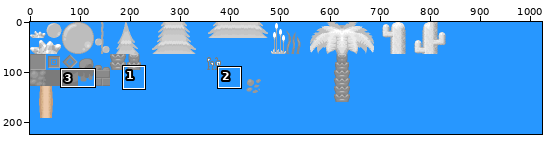
Sprite sheet, stored at Locust.gmx/GFX/tiles.png. Above, an overview of the earlier version with the close-up marked.
Close-up. First the earlier version:
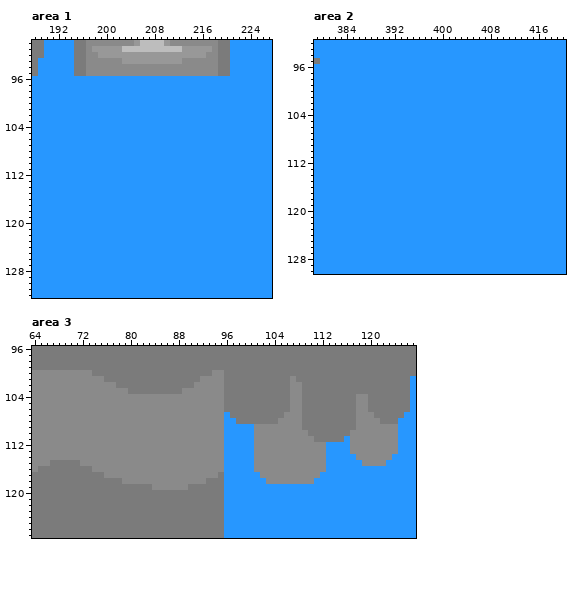
The file is 1024x224 pixels. Colours within 5 levels of each other are drawn and written as one. Shown: area 1: x 188..227, y 90..132; area 2: x 379..420, y 92..130; area 3: x 64..127, y 96..127.
And afterwards:
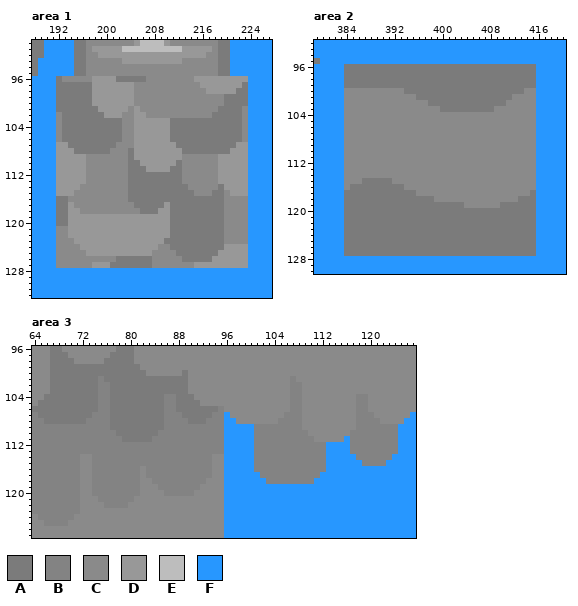
Palette (. is transparent): A #7b7b7b  B #838383  C #8a8a8a  D #989898  E #bdbdbd  F #2797ff
The edit:
Changed rows in their new state; - is an unchanged pixel.
Area 1:
first column x 192:
 96 ACCCCCDDDDAAAAACCCCCCCCDDDDDDDDD
 97 AAAAAADDDDDDDCCCCCCCCCCCDDDDDDDA
 98 AAAAAADDDDDDDCCCCCCCCCCCCDDDDDAA
 99 AAAAAADDDDDDDCCCCCCCCCCCCCCCAAAA
100 AAAAAADDDDDDDCCCCCCCCCCCCCCCAAAA
101 AAAAAAADDDDDCDCCCCCCCCCCCCCAAAAC
102 CAAAAAAADDDCCDDCCCCCCCCCCCAAAAAC
103 CAAAAAAAAAACCDDDDDDAAAAAAAAAAAAC
104 CAAAAAAAAAACCDDDDDDAAAAAAAAAAAAC
105 CAAAAAAAAAACCDDDDDDAAAAAAAAAAAAC
106 CAAAAAAAAAACCDDDDDDAAAAAAAAAAAAC
107 DDAAAAAAAACCCDDDDDDDAAAAAAAAAADD
108 DDDAAAAAACCCADDDDDDDDAAAAAAAADDD
109 DDDDDCCCCCCCADDDDDDDDCCCCCCDDDDD
110 DDDDDCCCCCCCAADDDDDDACCCCCCDDDDD
111 DDDDDCCCCCCCAAADDDDAACCCCCCDDDDD
112 DDDDDCCCCCCCAAAAAAAAACCCCCCDDDDD
113 DDDDDCCCCCCCAAAAAAAAACCCCCCDDDDD
114 DDDDCCCCCCCCAAAAAAAAAACCCCCADDDD
115 DDDCCCCCCCCCAAAAAAAAAAACCCAACDDD
116 AACCCCCCCCCCAAAAAAAAAAAAAAAACCCC
117 AADCCCCCCCCCCAAAAADAAAAAAAAACCCC
118 AADDCCCCCCCCCCAAADDAAAAAAAAACCCC
119 AADDDDDDDDDDDDDDDDDAAAAAAAAACCCC
120 AADDDDDDDDDDDDDDDDDAAAAAAAAACCCC
121 CCDDDDDDDDDDDDDDDDDAAAAAAAAACCCC
122 CCDDDDDDDDDDDDDDDDDAAAAAAAAACCCC
123 CCCDDDDDDDDDDDDDDDAAAAAAAAAACCCC
124 CCCCDDDDDDDDDDDDDCCAAAAAAAAADDDD
125 CCCCCDDDDDDDDDDDCCCCAAAAAAADDDDD
126 CCCCCCCCCCAAAAAACCCCCAAAAADDDDDD
127 CCCCCCDDDAAAAAAACCCCCCCDDDDDDDDD
Area 2:
first column x 384:
 96 AAAAAAAAAAAAAAAAAAAAAAAAAAAAAAAA
 97 AAAAAAAAAAAAAAAAAAAAAAAAAAAAAAAA
 98 AAAAAAAAAAAAAAAAAAAAAAAAAAAAAAAA
 99 AAAAAAAAAAAAAAAAAAAAAAAAAAAAAAAA
100 CCCCCCCCCCAAAAAAAAAAAAAAAAAAAACC
101 CCCCCCCCCCCCAAAAAAAAAAAAAAAACCCC
102 CCCCCCCCCCCCCCAAAAAAAAAAAAACCCCC
103 CCCCCCCCCCCCCCCCAAAAAAAAACCCCCCC
104 CCCCCCCCCCCCCCCCCCCCCCCCCCCCCCCC
105 CCCCCCCCCCCCCCCCCCCCCCCCCCCCCCCC
106 CCCCCCCCCCCCCCCCCCCCCCCCCCCCCCCC
107 CCCCCCCCCCCCCCCCCCCCCCCCCCCCCCCC
108 CCCCCCCCCCCCCCCCCCCCCCCCCCCCCCCC
109 CCCCCCCCCCCCCCCCCCCCCCCCCCCCCCCC
110 CCCCCCCCCCCCCCCCCCCCCCCCCCCCCCCC
111 CCCCCCCCCCCCCCCCCCCCCCCCCCCCCCCC
112 CCCCCCCCCCCCCCCCCCCCCCCCCCCCCCCC
113 CCCCCCCCCCCCCCCCCCCCCCCCCCCCCCCC
114 CCCCCCCCCCCCCCCCCCCCCCCCCCCCCCCC
115 CCCAAAAACCCCCCCCCCCCCCCCCCCCCCCC
116 CAAAAAAAAACCCCCCCCCCCCCCCCCCCCCC
117 AAAAAAAAAAAACCCCCCCCCCCCCCCCCCCA
118 AAAAAAAAAAAAAAACCCCCCCCCCCCCCAAA
119 AAAAAAAAAAAAAAAAAAAACCCCCCAAAAAA
120 AAAAAAAAAAAAAAAAAAAAAAAAAAAAAAAA
121 AAAAAAAAAAAAAAAAAAAAAAAAAAAAAAAA
122 AAAAAAAAAAAAAAAAAAAAAAAAAAAAAAAA
123 AAAAAAAAAAAAAAAAAAAAAAAAAAAAAAAA
124 AAAAAAAAAAAAAAAAAAAAAAAAAAAAAAAA
125 AAAAAAAAAAAAAAAAAAAAAAAAAAAAAAAA
126 AAAAAAAAAAAAAAAAAAAAAAAAAAAAAAAA
127 AAAAAAAAAAAAAAAAAAAAAAAAAAAAAAAA
Area 3:
first column x 64:
 96 CCC--CCCCCCCCC---CCCCCCCCCCCCCCCCCCCCCCCCCCCCCCCCCCCCCCCCCCCCCCC
 97 CCC---CCCCCCC----CCCCCCCCCCCCCCCCCCCCCCCCCCCCCCCCCCCCCCCCCCCCCCC
 98 CCC----CCCCC-----CCCCCCCCCCCCCCCCCCCCCCCCCCCCCCCCCCCCCCCCCCCCCCC
 99 CCC---------------CCCCCCCCCCCCCCCCCCCCCCCCCCCCCCCCCCCCCCCCCCCCCC
100 ---AAAAAAA---------CCCCCC-CCCC--CCCCCCCCCCCCCCCCCCCCCCCCCCCCCCCC
101 ---AAAAAAAAB--------------CC----CCCCCCCCCCCBCCCCCCCCCCCCCCCCCCCC
102 ---AAAAAAAABBA------------C-----CCCCCCCCCCCBBCCCCCCCCCCCCCCCCCCC
103 ---AAAAAAAABBAAA---------A------CCCCCCCCCCCBBCCCCCCCCCCCCCCCCCCC
104 --AAAAAAAAABBAAAAAAAAABBAAA-----CCCCCCCCCCCBBCCCCCCCCCBBCCCCCCCC
105 -AAAAAAAAAABBAAAAAAAAABBAAAA----CCCCCCCCCCCBBCCCCCCCCCBBCCCCCCCC
106 AAAAAAAAAAABBAAAAAAAAABBAAAAAAABCCCCCCCCCCCBBCCCCCCCCCBBCCCCCCCC
107 BAAAAAAAAABBBAAAAAAAAABBBAAAAABB-CCCCCCCCCBBBCCCCCCCCCBBBCCCCCC-
108 BBAAAAAAABBBBAAAAAAAAABBBBAAABBB--CCCCCCCBBBBCCCCCCCCCBBBBCCCC--
109 BBBBBBBBBBBBBAAAAAAAAABBBBBBBBBB-----BBBBBBBBCCCCCCCCCBBBBBBB---
110 BBBBBBBBBBBBBBAAAAAAABBBBBBBBBBB-----BBBBBBBBBCCCCCCCBBBBBBBB---
111 BBBBBBBBBBBBBBBAAAAABBBBBBBBBBBB-----BBBBBBBBBBCCCCC-BBBBBBBB---
112 BBBBBBBBBBBBBBBBBBBBBBBBBBBBBBBB-----BBBBBBBBBBBB----BBBBBBBB---
113 BBBBBBBBBBBBBBBBBBBBBBBBBBBBBBBB-----BBBBBBBBBBBB----BBBBBBBB---
114 BBBBBBBB--BBBBBBBBBBBBBBBBBBBB-------BBBBBBBBBBBB-----BBBBBB----
115 BBBBBBBB--BBBBBBBBBBBBBBBBBBBB-------BBBBBBBBBBBB------BBBB-----
116 BBBBBBBBCCBBBBBBBB-BBBBBBBBBBB-------BBBBBBBBBBBB---------------
117 BBBBBBBBCCBBBBBBBB-BBBBBBBBBBB-C------BBBBBBBBBB----------------
118 BBBBBBBBCCBBBBBBBB--BBBBBBBBBCCC-------BBBBBBBB-----------------
119 BBBBBBBBCCBBBBBBBBCC-BBBBBBBCCCC--------------------------------
120 BBBBBBBBCCBBBBBBBBCCCCBBBBBCCCCC--------------------------------
121 BBBBBBBBCCCBBBBBBCCCCCCCCCCCCCCC--------------------------------
122 BBBBBBBBCCCCBBBBCCCCCCCCCCCCCCCC--------------------------------
123 BBBBBBBBCCCCCCCCCCCCCCCCCCCCCCCC--------------------------------
124 CBBBBBBCCCCCCCCCCCCCCCCCCCCCCCCC--------------------------------
125 CCBBBBCCCCCCCCCCCCCCCCCCCCCCCCCC--------------------------------
126 CCCCCCCCCCCCCCCCCCCCCCCCCCCCCCCC--------------------------------
127 CCCCCCCCCCCCCCCCCCCCCCCCCCCCCCCC--------------------------------
